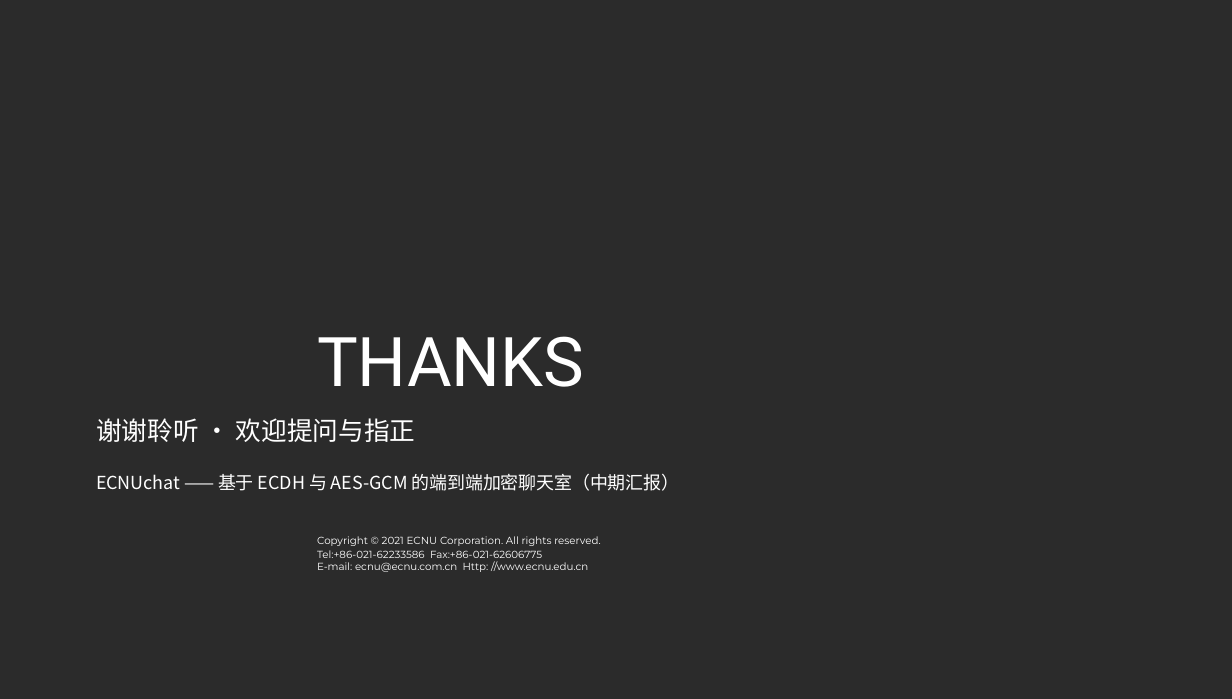
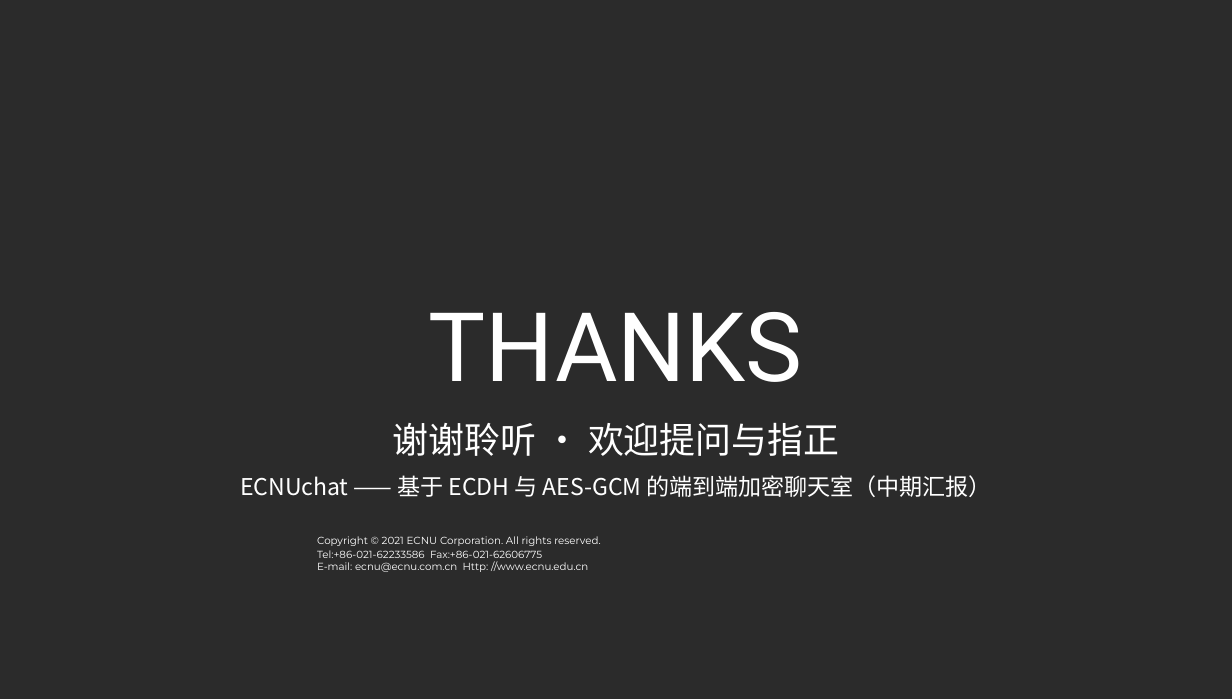
Before and after one commit to TomHaoZi/ECNUchat, a slide deck: slide 23 of 中期汇报/ECNUchat-中期汇报.pptx. Drawn at 1232x699 pixels with LibreOffice and Linux fonts; fonts in the diff are those of the drawing; background and template pictures are left out; a plain dark background stands for a picture behind light text. Boxes give left, top, right and bottom in pixels: in the first picture for what was removed or moved away, otherwise in the second. Text is boxed around its words. In the diff, an @@ line names an element or a change of style, - is before the commit and + after.

Commit message:
PPT 科研汇报风：标题双线（粗红+细灰）、章节红方块、左侧红竖线、图解页外框、提纲行间分隔线；封面与 THANKS 页标题人名居中放大；讲稿精简（删名词人话/追问段、收紧长段，备注同步）

```diff
--- a/中期汇报/ECNUchat-中期汇报.pptx
+++ b/中期汇报/ECNUchat-中期汇报.pptx
@@ text "THANKS": place and size @@
-text "THANKS" at box(317, 336, 584, 387)
+text "THANKS" at box(429, 312, 803, 382)
@@ text "THANKS" at box(429, 312, 803, 382): size 40 to 56 pt; alignment left to centre @@
@@ text "谢谢聆听 · 欢迎提问与指正": place and size @@
-text "谢谢聆听 · 欢迎提问与指正" at box(96, 418, 416, 442)
+text "谢谢聆听 · 欢迎提问与指正" at box(392, 422, 840, 456)
@@ text "谢谢聆听 · 欢迎提问与指正" at box(392, 422, 840, 456): size 15 to 21 pt; alignment left to centre @@
@@ text "ECNUchat —— 基于 ECDH 与 ...": place and size @@
-text "ECNUchat —— 基于 ECDH 与 ..." at box(96, 474, 680, 491)
+text "ECNUchat —— 基于 ECDH 与 ..." at box(240, 475, 992, 497)
@@ text "ECNUchat —— 基于 ECDH 与 ..." at box(240, 475, 992, 497): size 10.5 to 13.5 pt; alignment left to centre @@
```
Also in this commit, not shown: 22 other slides changed, 3 other files.
